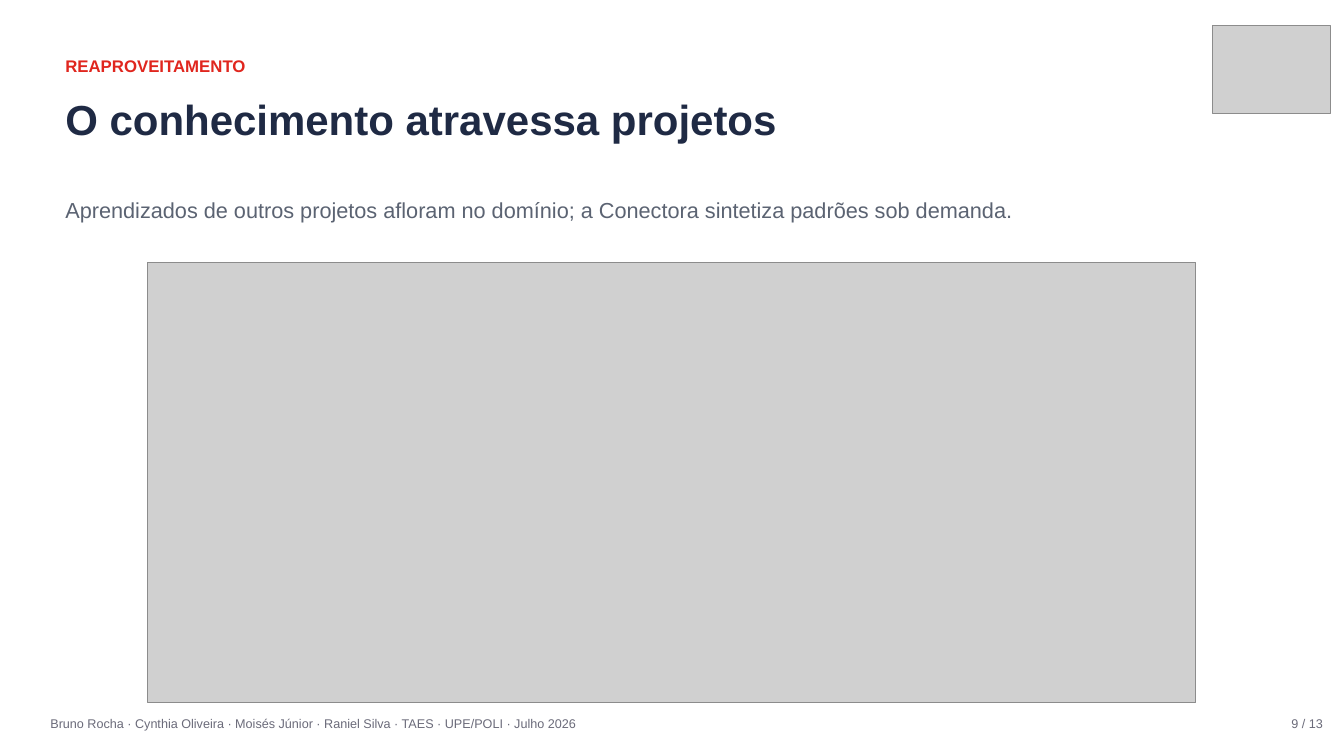
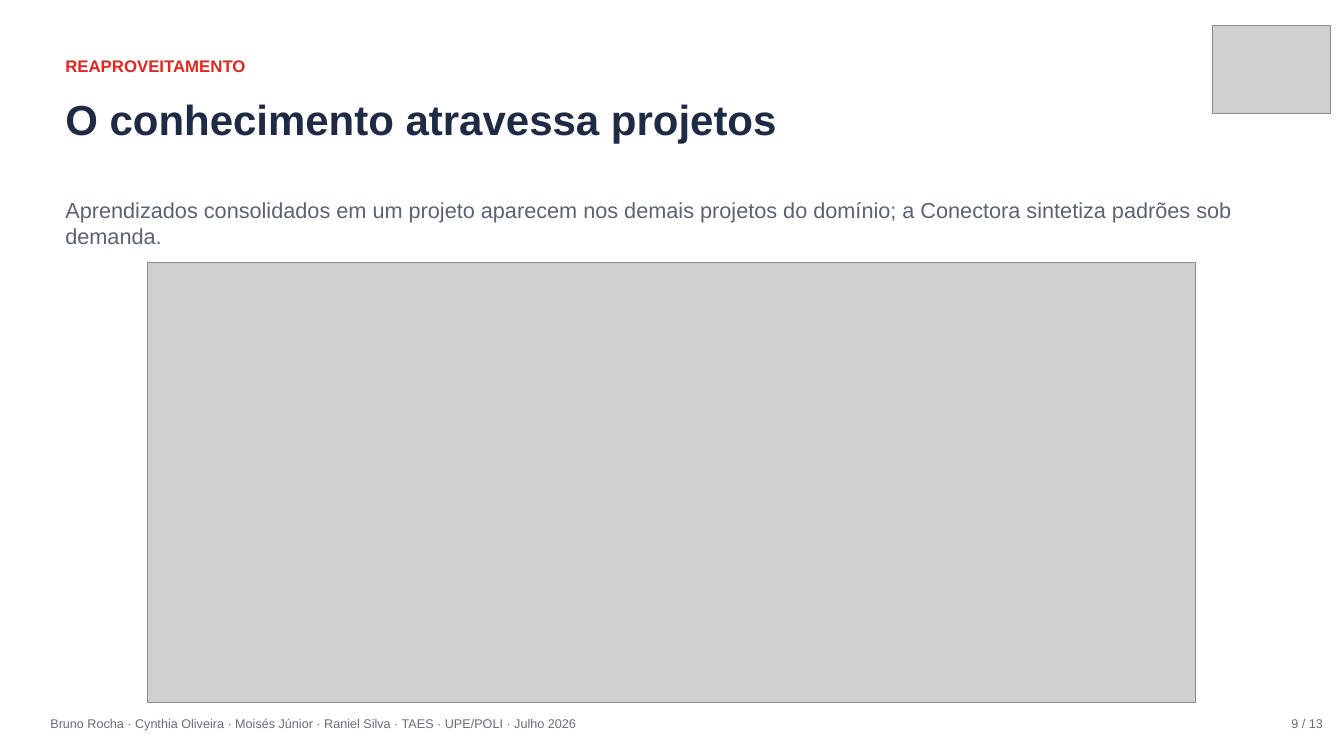
Before and after one commit to raniel90/obione, a slide deck: slide 9 of atividades/apresentacoes/ObiOne_Apresentacao_Final.pptx. Drawn at 1344x756 pixels with LibreOffice and Linux fonts; fonts in the diff are those of the drawing; grey boxes stand for pictures. Boxes give left, top, right and bottom in pixels: in the first picture for what was removed or moved away, otherwise in the second. Text is boxed around its words. In the diff, an @@ line names an element or a change of style, - is before the commit and + after.

```diff
--- a/atividades/apresentacoes/ObiOne_Apresentacao_Final.pptx
+++ b/atividades/apresentacoes/ObiOne_Apresentacao_Final.pptx
@@ text at [65,202,1231,244]: text changed @@
-Aprendizados de outros projetos afloram no domínio; a Conectora sintetiza padrões sob demanda.
+Aprendizados consolidados em um projeto aparecem nos demais projetos do domínio; a Conectora sintetiza padrões sob demanda.
```
Also in this commit, not shown: 9 other slides changed, 1 other file.
